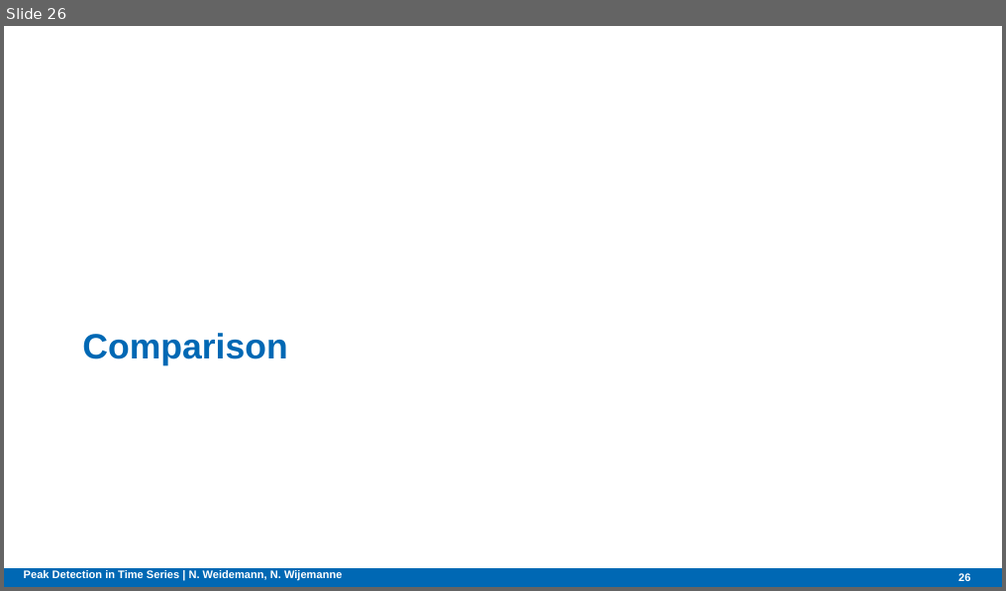
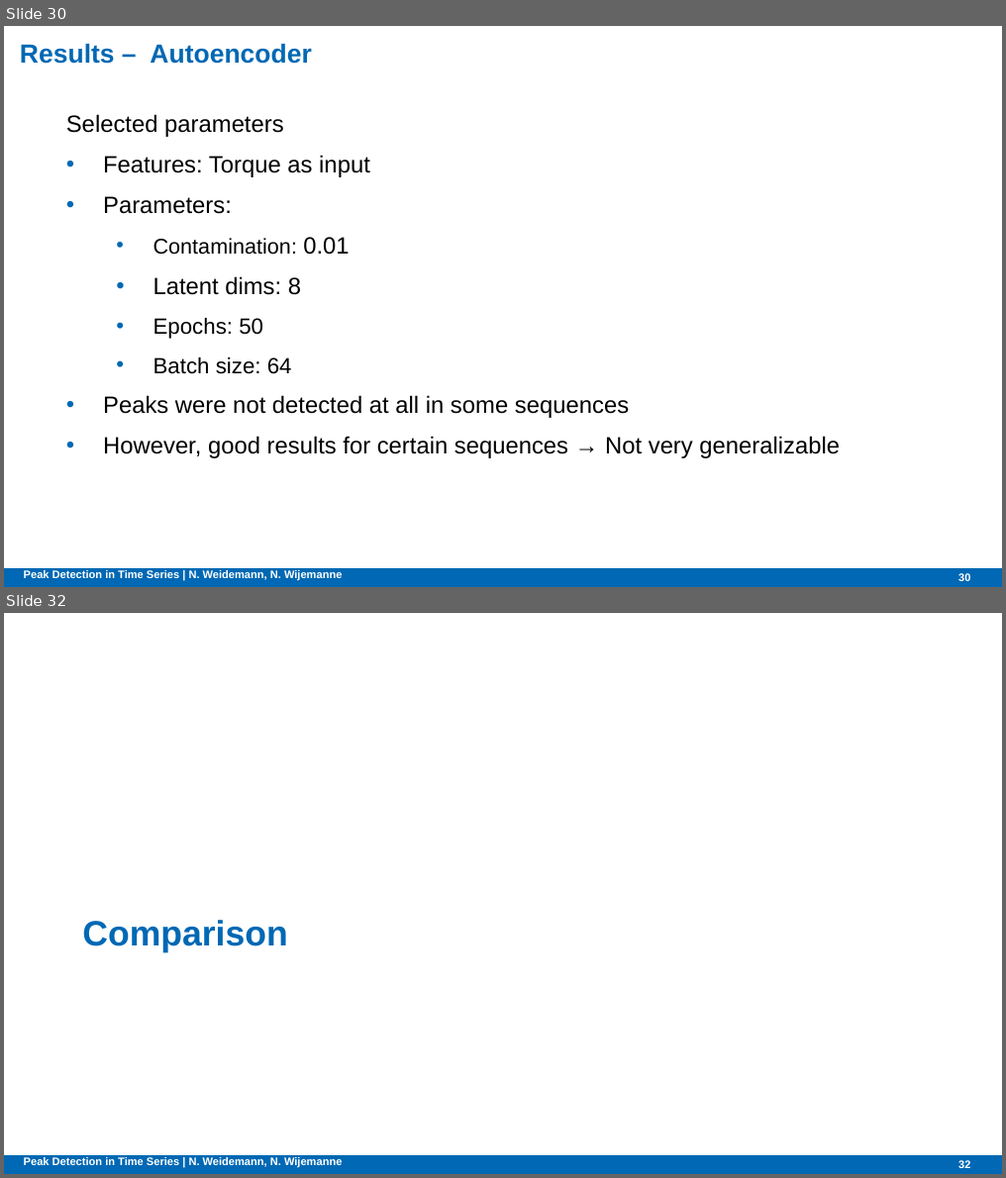
Before and after one commit to NatDharindri/AMSGroup2, a slide deck: Final presentation.pptx. Shown one above the other, each under a label of ours: slide 26 before the commit, slides 30 and 32 after it; the slides between them are not shown. The pictures are 1006x591 and 1006x1178 pixels, drawn with LibreOffice and Linux fonts; fonts in the diff are those of the drawing; background and template pictures are left out. Boxes give left, top, right and bottom in pixels: in the first picture for what was removed or moved away, otherwise in the second. Text is boxed around its words. In the diff, an @@ line names an element or a change of style, - is before the commit and + after.

Commit message:
Edits with Autoencoder and Isolation Tree

```diff
--- a/Final presentation.pptx
+++ b/Final presentation.pptx
@@ slide 30 added at (4, 26, 1002, 587), background #FFFFFF; not listed: 1 template element that a slide beside it also shows @@
@@ title added at (20, 43, 311, 64), 18.9 pt, text #0068B4, bold @@
+Results – Autoencoder
@@ text added at (66, 114, 840, 459), 17 pt, text #000000 @@
+Selected parameters
+• Features: Torque as input
+• Parameters:
+  • Contamination: 0.01
+  • Latent dims: 8
+  • Epochs: 50
+  • Batch size: 64
+• Peaks were not detected at all in some sequences
+• However, good results for certain sequences → Not very generalizable
@@ text added at (24, 570, 342, 580), 7.9 pt, text #FFFFFF, bold @@
+Peak Detection in Time Series | N. Weidemann, N. Wijemanne
@@ page number added at (958, 573, 970, 584), 7.9 pt, text #FFFFFF, bold @@
+30
@@ what was slide 26 is now slide 32 @@
@@ page number at (958, 1160, 970, 1168): text changed @@
-26
+32
```
Also in this commit, not shown: 1 slide changed, 5 other slides added.
